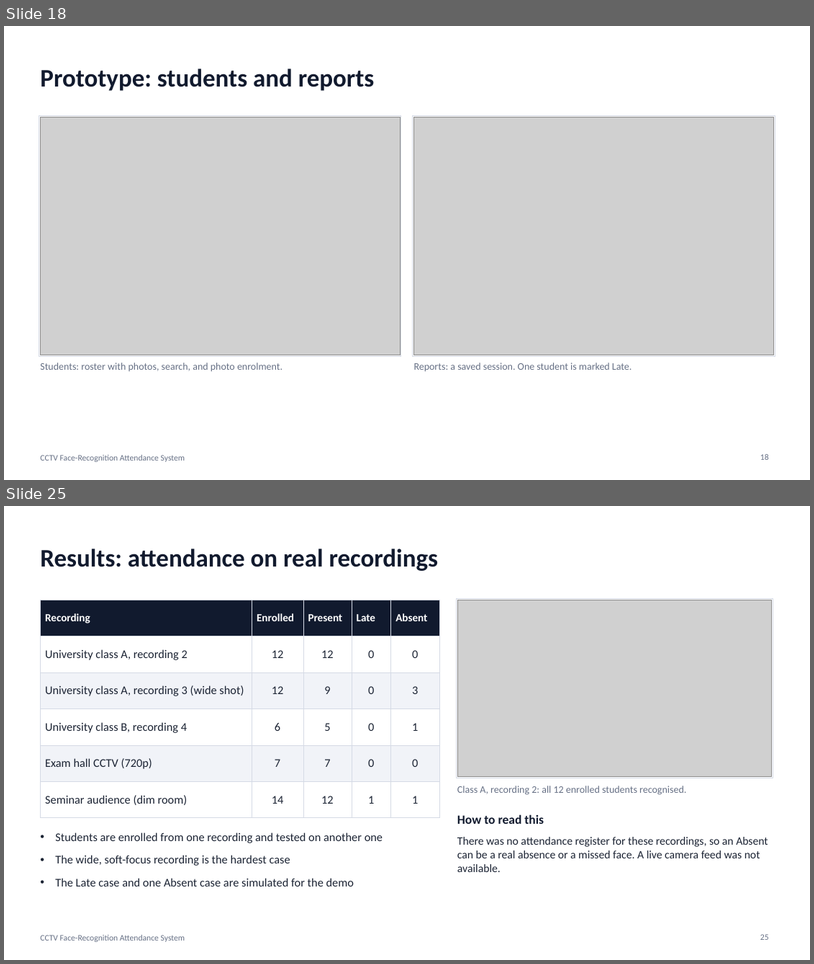
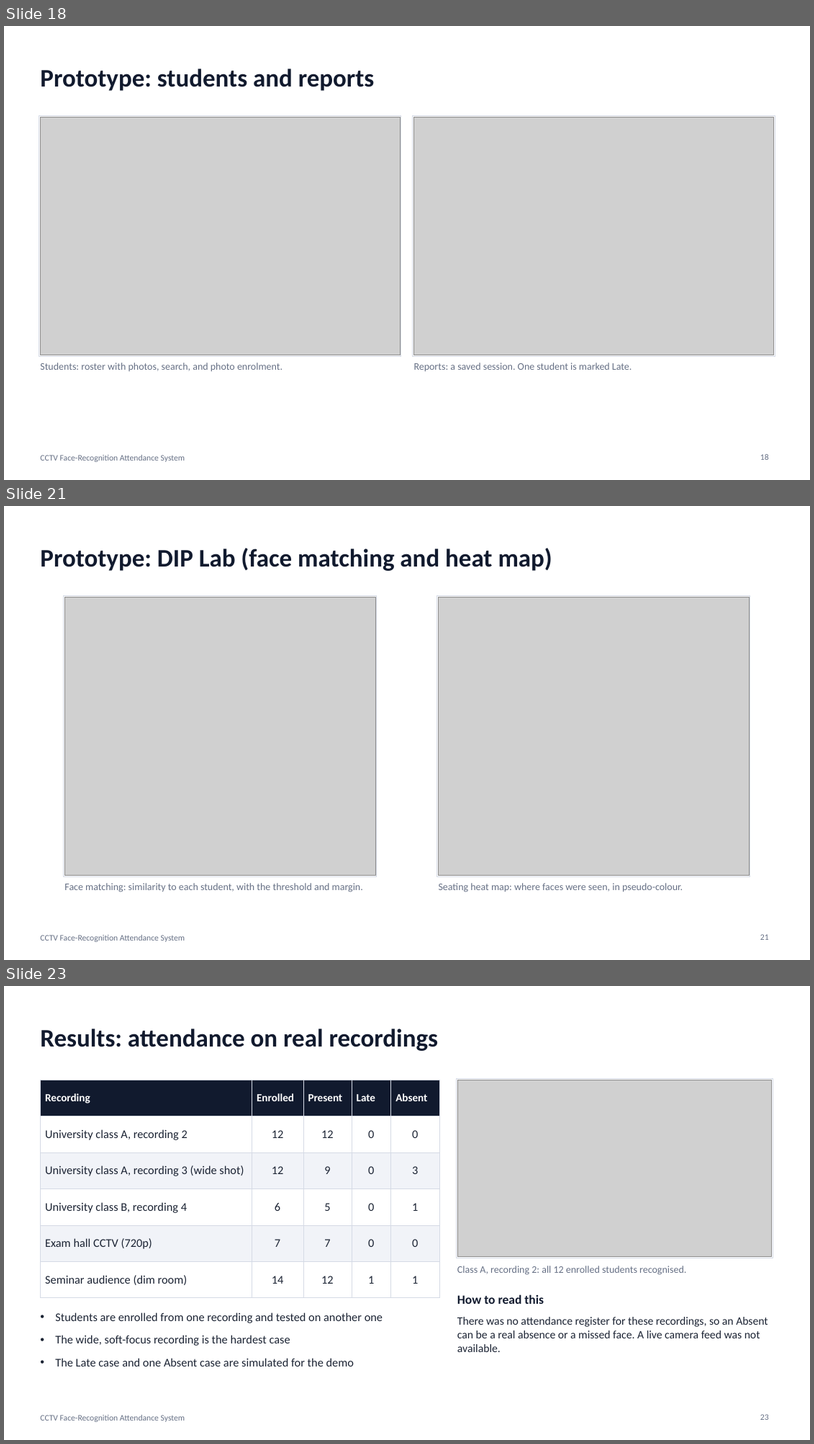
Before and after one commit to anoopsinghrru/cctv-based-attendence-, a slide deck: docs/DIP_Project_Presentation.pptx. Shown one above the other, each under a label of ours: slides 18 and 25 before the commit, slides 18, 21 and 23 after it; the slides between them are not shown. The pictures are 814x964 and 814x1444 pixels, drawn with LibreOffice and Linux fonts; fonts in the diff are those of the drawing; grey boxes stand for pictures. Boxes give left, top, right and bottom in pixels: in the first picture for what was removed or moved away, otherwise in the second. Text is boxed around its words. In the diff, an @@ line names an element or a change of style, - is before the commit and + after.

```diff
--- a/docs/DIP_Project_Presentation.pptx
+++ b/docs/DIP_Project_Presentation.pptx
@@ slide 21 added at (x1=4, y1=506, x2=810, y2=960), background #FFFFFF; not listed: 1 template element that a slide beside it also shows @@
@@ title added at (x1=40, y1=548, x2=553, y2=571), 30 pt, text #111A2E, bold @@
+Prototype: DIP Lab (face matching and heat map)
@@ rectangle added at (x1=64, y1=595, x2=377, y2=876), fill #FFFFFF, outline #D5DAE5 0.75 pt @@
@@ picture added at (x1=65, y1=597, x2=376, y2=875) @@
@@ rectangle added at (x1=437, y1=595, x2=751, y2=876), fill #FFFFFF, outline #D5DAE5 0.75 pt @@
@@ picture added at (x1=439, y1=597, x2=750, y2=875) @@
@@ text added at (x1=64, y1=883, x2=363, y2=892), 12 pt, text #667085 @@
+Face matching: similarity to each student, with the threshold and margin.
@@ text added at (x1=439, y1=883, x2=683, y2=892), 12 pt, text #667085 @@
+Seating heat map: where faces were seen, in pseudo-colour.
@@ page number added at (x1=761, y1=934, x2=769, y2=939), 10 pt, text #667085 @@
+21
@@ what was slide 25 is now slide 23 @@
```
Also in this commit, not shown: 5 slides changed, 2 other slides added, 5 slides removed, 34 other files.
